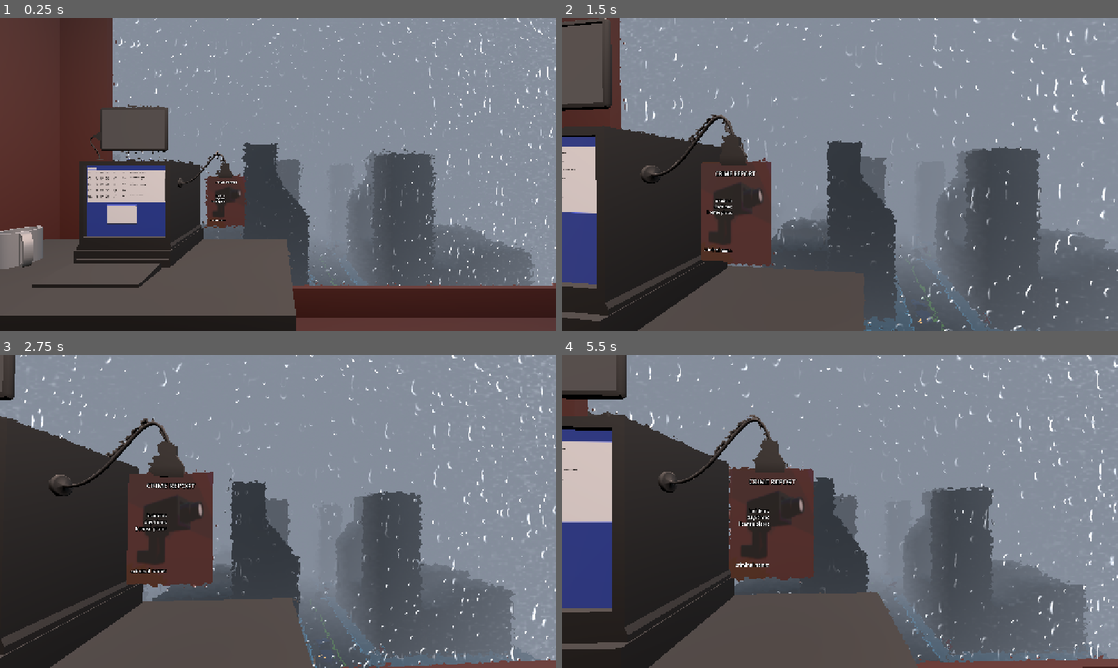
Above: before the commit, frames 1-4 (two rows, left to right).
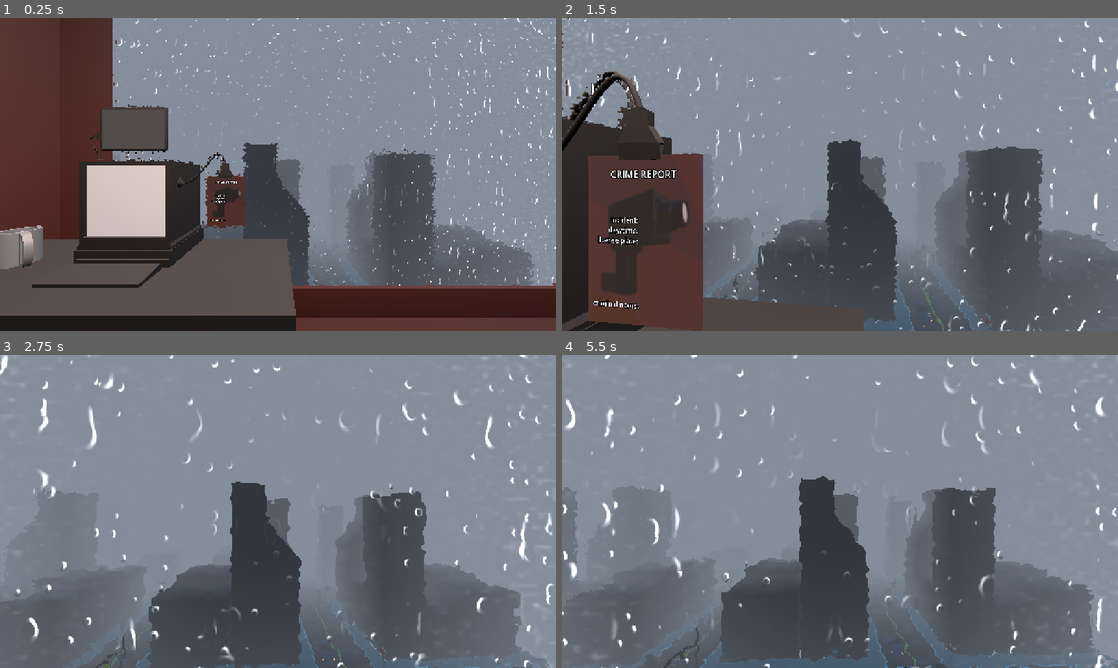
Above: after the commit, the same moments.

Repository: Ciph3rzer0/brackeys-2026.2-trust-no-one
Game: Godot game, scene res://scenes/city.tscn
Two runs of this game, one before a commit and one after it. Both use one fixed random seed, a clock stepped at 60 frames per second and the inputs below.
Inputs (mouse positions are in pixels of both pictures, inside the frame that each line leads up to):
- Up to frame 1 (0.25 s): no input
- Up to frame 2 (1.5 s): move the mouse to (867, 174) at 0.52 s; hold Ctrl 0.53-1.28 s; hold W from 0.53 s (still down); click (867, 174) at 0.67 s; tap Space at 0.77 s; move the mouse to (812, 174) at 1.27 s; tap Shift at 1.35 s
- Up to frame 3 (2.75 s): keep holding W; tap Space at 1.52 s; move the mouse to (289, 505) at 2.02 s; hold Ctrl from 2.03 s (still down)
- Up to frame 4 (5.5 s): keep holding W; move the mouse to (834, 517) at 2.77 s; release Ctrl at 2.78 s; tap Shift at 2.85, 4.35 s; click (834, 517) at 2.92 s; tap Space at 3.02, 3.77, 4.52 s; move the mouse to (878, 514) at 3.52 s; hold Ctrl 3.53-4.28 s; move the mouse to (795, 508) at 4.27 s; move the mouse to (845, 511) at 5.02 s; hold Ctrl from 5.03 s (still down); click (845, 511) at 5.17 s

The runs differ from the first frame. In frame 1, 1.6% of the frame differs, in the area x 15-30%, y 45-70%; in frame 2, 24%; in frame 3, 30%; in frame 4, 37%, in the area x 0-100%, y 0-100%.

Commit message:
fix: monitor collision shape

Diff:
--- a/scenes/city.tscn
+++ b/scenes/city.tscn
@@ -56,8 +56,8 @@
 resource_local_to_scene = true
 albedo_texture = SubResource("ViewportTexture_ruxf0")
 
-[sub_resource type="ConcavePolygonShape3D" id="ConcavePolygonShape3D_hlin5"]
-data = PackedVector3Array(3, -2.675, 0, -3, -2.675, 0, 3, 2.675, 0, -3, -2.675, 0, -3, 2.675, 0, 3, 2.675, 0)
+[sub_resource type="ConcavePolygonShape3D" id="ConcavePolygonShape3D_agolw"]
+data = PackedVector3Array(0.41349998, -0.36499998, 0, -0.41349998, -0.36499998, 0, 0.41349998, 0.36499998, 0, -0.41349998, -0.36499998, 0, -0.41349998, 0.36499998, 0, 0.41349998, 0.36499998, 0)
 
 [sub_resource type="QuadMesh" id="QuadMesh_obbxu"]
 size = Vector2(4.615, 2.84)
@@ -411,6 +411,7 @@
 
 [node name="ComputerScreen" type="StaticBody3D" parent="Screens" unique_id=2105178651 node_paths=PackedStringArray("computer_viewport")]
 transform = Transform3D(-1, 0, -8.742278e-08, 0, 1, 0, 8.742278e-08, 0, -1, 2.555, 37.457, -53.86)
+visible = false
 script = ExtResource("3_obbxu")
 computer_viewport = NodePath("../../ComputerScreenRenders/ComputerMonitor")
 quad_mesh = ExtResource("15_agolw")
@@ -419,8 +420,8 @@
 mesh = ExtResource("15_agolw")
 surface_material_override/0 = SubResource("StandardMaterial3D_tfap4")
 
-[node name="CollisionShape3D" type="CollisionShape3D" parent="Screens/ComputerScreen" unique_id=806336967]
-shape = SubResource("ConcavePolygonShape3D_hlin5")
+[node name="CollisionShape3D" type="CollisionShape3D" parent="Screens/ComputerScreen" unique_id=49235054]
+shape = SubResource("ConcavePolygonShape3D_agolw")
 
 [node name="TabletScreen" type="MeshInstance3D" parent="Screens" unique_id=728728976]
 transform = Transform3D(-0.14204764, 0, 0, 0, 0.14204764, 0, 0, 0, -0.14204764, 2.503073, 38.19583, -53.832764)
